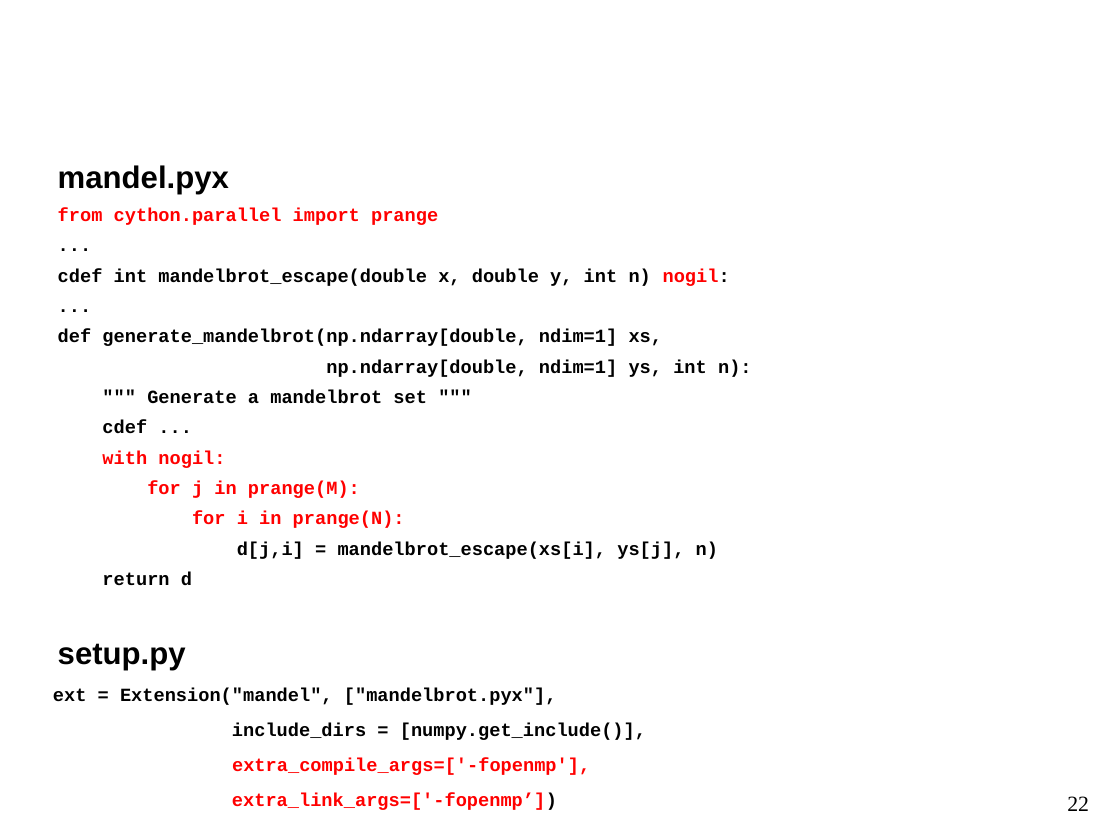
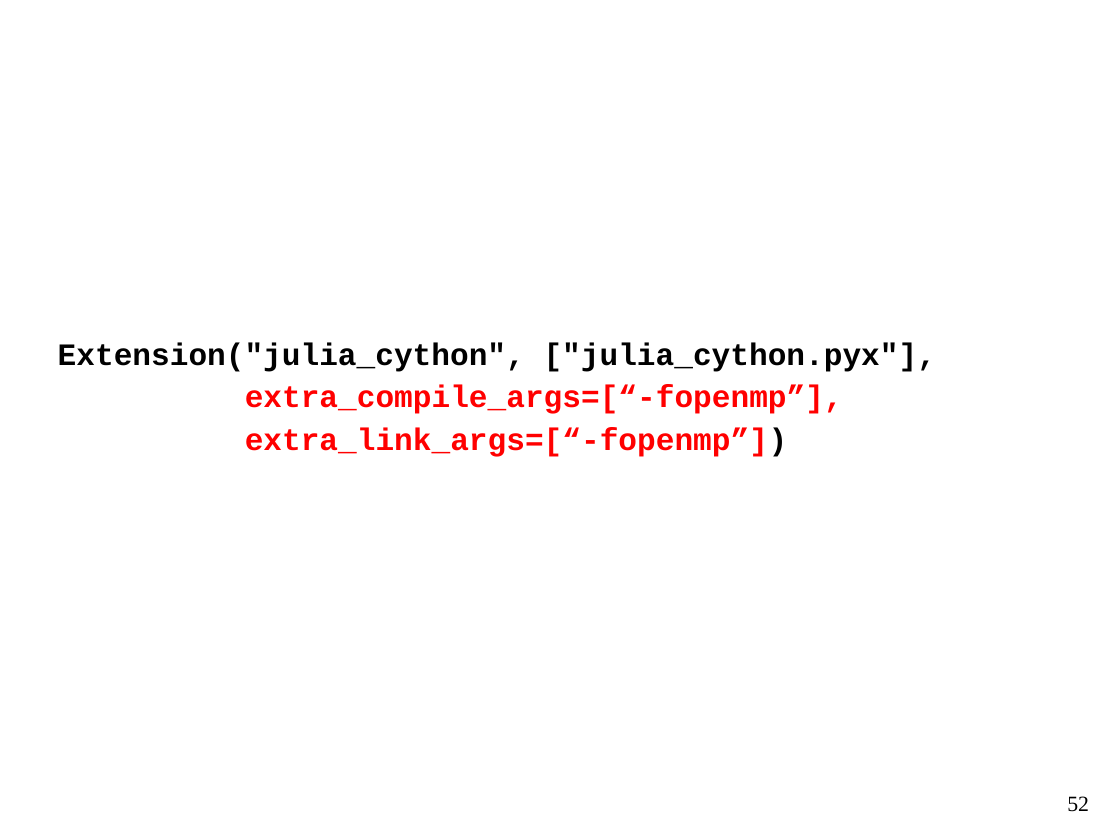
Before and after one commit to kwmsmith/scipy2013-cython-tutorial, a slide deck: slide 52 of Cython.pptx (slide 22 before the commit). Drawn at 1120x840 pixels with LibreOffice and Linux fonts; fonts in the diff are those of the drawing; background and template pictures are left out. Boxes give left, top, right and bottom in pixels: in the first picture for what was removed or moved away, otherwise in the second. Text is boxed around its words. In the diff, an @@ line names an element or a change of style, - is before the commit and + after.

Commit message:
move Julia into exercises

```diff
--- a/Cython.pptx
+++ b/Cython.pptx
@@ text at [58, 343, 936, 457]: text changed; size 12 to 20 pt; text colour #000000 to #FF0000 @@
-mandel.pyx
-from cython.parallel import prange
-...
-cdef int mandelbrot_escape(double x, double y, int n) nogil:
-...
-def generate_mandelbrot(np.ndarray[double, ndim=1] xs,
-np.ndarray[double, ndim=1] ys, int n):
-""" Generate a mandelbrot set """
-cdef ...
-with nogil:
-for j in prange(M):
-for i in prange(N):
-d[j,i] = mandelbrot_escape(xs[i], ys[j], n)
-return d
-setup.py
-ext = Extension("mandel", ["mandelbrot.pyx"],
-include_dirs = [numpy.get_include()],
-extra_compile_args=['-fopenmp'],
-extra_link_args=['-fopenmp’])
+Extension("julia_cython", ["julia_cython.pyx"],
+extra_compile_args=[“-fopenmp”],
+extra_link_args=[“-fopenmp”])
@@ page number at [1067, 796, 1089, 812]: text changed @@
-22
+52
```
Also in this commit, not shown: 11 other slides changed, 39 slides added, 8 slides removed, 14 other files.
